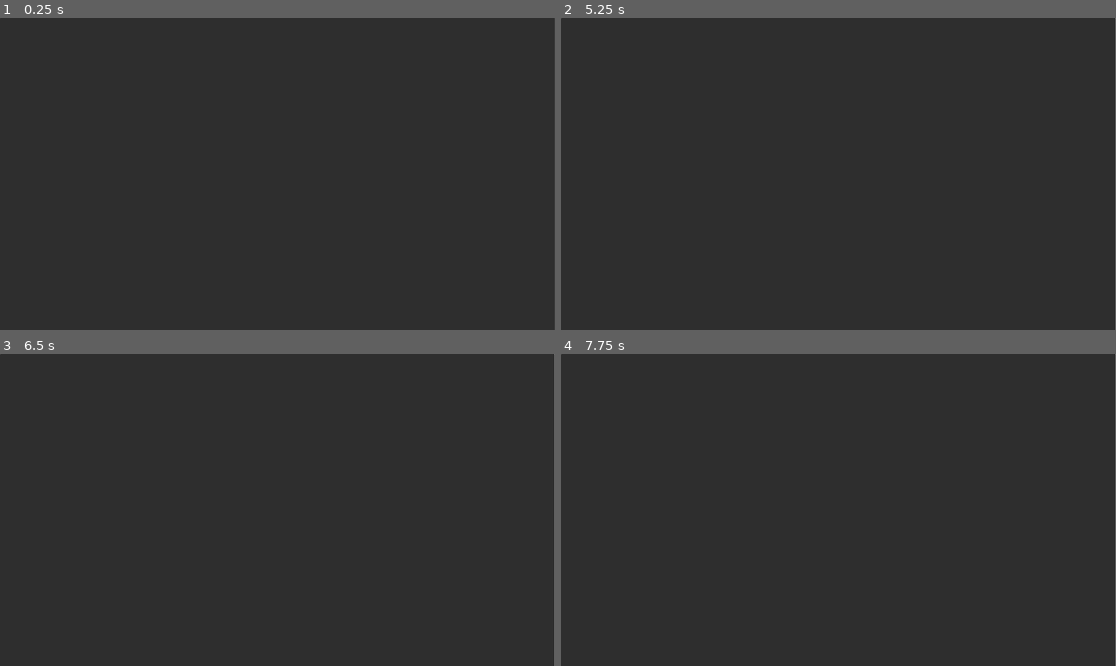
Above: before the commit, frames 1-4 (two rows, left to right).
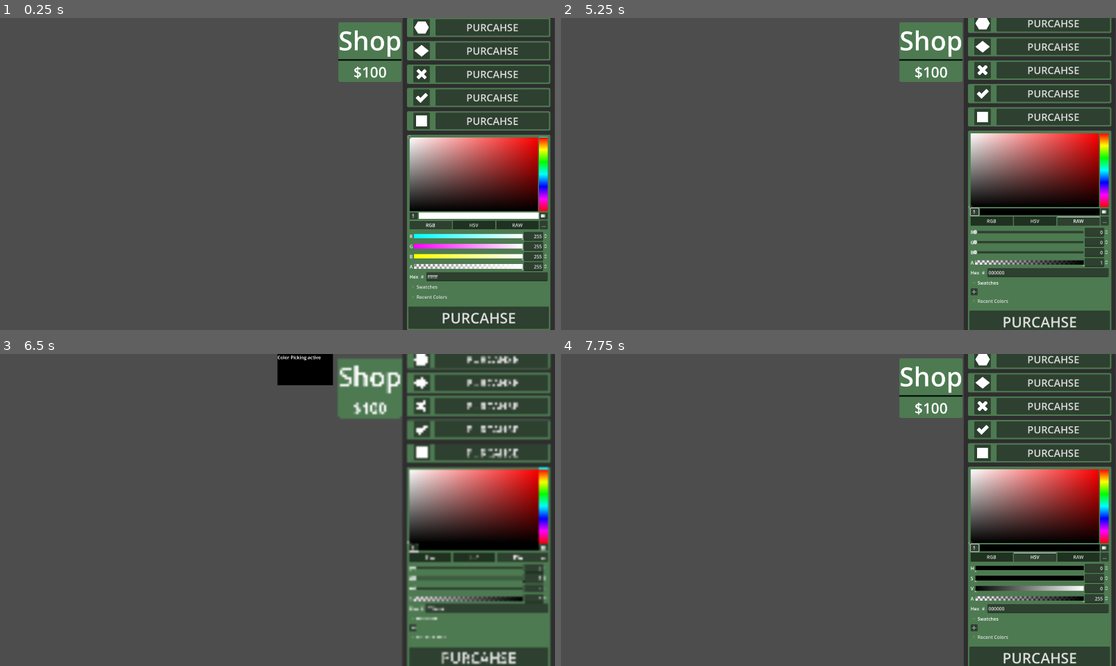
Above: after the commit, the same moments.

Repository: GenericUserIsTaken/hackpnw2024
Game: Godot game, scene res://Shop.tscn
The game is run twice, just before and just after one commit, with the same random seed, the same clock (stepped at 60 frames per second) and the same inputs. This scene is started directly instead of the project's main scene.
Inputs (mouse positions are in pixels of both pictures, inside the frame that each line leads up to):
- Up to frame 1 (0.25 s): no input
- Up to frame 2 (5.25 s): click (1054, 27) at 0.5 s, where only the run after the commit has a clickable "PURCAHSE"; click (977, 214) at 1.27 s; click (993, 223) at 2 s, where only the run after the commit has a clickable "RGB"; click (1032, 223) at 2.75 s, where only the run after the commit has a clickable "HSV"; click (1077, 223) at 3.5 s, where only the run after the commit has a clickable "RAW"; click (1104, 223) at 4.25 s, where only the run after the commit has a clickable "..."; click (1038, 286) at 5 s, where only the run after the commit has a clickable "Swatches"
- Up to frame 3 (6.5 s): click (416, 547) at 5.77 s
- Up to frame 4 (7.75 s): click (993, 556) at 6.5 s, where only the run after the commit has a clickable "RGB"; click (1032, 556) at 7.25 s, where only the run after the commit has a clickable "HSV"

The runs differ from the first frame. In frame 1, 88% of the frame differs, in the area x 0-100%, y 0-100%; in frame 2, 88%; in frame 3, 91%; in frame 4, 88%.

Commit message:
fix shop
thanks omar

Diff:
--- a/godotproject/Shop.tscn
+++ b/godotproject/Shop.tscn
@@ -1,14 +1,489 @@
-[gd_scene format=3 uid="uid://d1jnfd316skii"]
-
-[node name="Control" type="Control"]
+[gd_scene load_steps=8 format=3 uid="uid://do1or6pm3x1mx"]
+
+[ext_resource type="Texture2D" uid="uid://03ew2vx5skd7" path="res://resources/hexagon.png" id="1_6dcc8"]
+[ext_resource type="Texture2D" uid="uid://yxylrcgc5nxe" path="res://resources/diamond.png" id="2_fav5s"]
+[ext_resource type="Texture2D" uid="uid://dvupbxn76v6gr" path="res://resources/cross.png" id="3_8xmbw"]
+[ext_resource type="Texture2D" uid="uid://chlbqdfquycp4" path="res://resources/checkmark.png" id="4_vyf0g"]
+[ext_resource type="Texture2D" uid="uid://ciay75nlswbxe" path="res://resources/square.png" id="5_6d8dl"]
+
+[sub_resource type="StyleBoxFlat" id="StyleBoxFlat_um1rf"]
+bg_color = Color(0.301961, 0.478431, 0.317647, 1)
+corner_radius_top_left = 5
+corner_radius_top_right = 5
+corner_radius_bottom_right = 5
+corner_radius_bottom_left = 5
+
+[sub_resource type="StyleBoxFlat" id="StyleBoxFlat_kenuu"]
+bg_color = Color(0, 0, 0, 1)
+
+[node name="Shop" type="Control"]
+custom_minimum_size = Vector2(0, 70)
 layout_mode = 3
 anchors_preset = 15
 anchor_right = 1.0
 anchor_bottom = 1.0
 grow_horizontal = 2
 grow_vertical = 2
-
-[node name="ItemList" type="ItemList" parent="."]
-layout_mode = 0
-offset_right = 1919.0
-offset_bottom = 1085.0
+size_flags_horizontal = 3
+
+[node name="Control2" type="Control" parent="."]
+layout_direction = 2
+layout_mode = 1
+anchor_left = 0.602083
+anchor_right = 1.0
+anchor_bottom = 1.0
+grow_horizontal = 0
+grow_vertical = 2
+
+[node name="HBoxContainer" type="HBoxContainer" parent="Control2"]
+layout_mode = 1
+anchors_preset = 15
+anchor_right = 1.0
+anchor_bottom = 1.0
+grow_horizontal = 2
+grow_vertical = 2
+
+[node name="Control" type="MarginContainer" parent="Control2/HBoxContainer"]
+layout_mode = 2
+size_flags_vertical = 0
+theme_override_constants/margin_left = 15
+theme_override_constants/margin_top = 15
+theme_override_constants/margin_bottom = 15
+
+[node name="Panel" type="Panel" parent="Control2/HBoxContainer/Control"]
+layout_mode = 2
+theme_override_styles/panel = SubResource("StyleBoxFlat_um1rf")
+
+[node name="VBoxContainer" type="VBoxContainer" parent="Control2/HBoxContainer/Control"]
+layout_mode = 2
+
+[node name="CenterContainer" type="CenterContainer" parent="Control2/HBoxContainer/Control/VBoxContainer"]
+layout_mode = 2
+
+[node name="Label" type="Label" parent="Control2/HBoxContainer/Control/VBoxContainer/CenterContainer"]
+layout_mode = 2
+theme_override_font_sizes/font_size = 90
+text = "Shop"
+
+[node name="Panel" type="Panel" parent="Control2/HBoxContainer/Control/VBoxContainer"]
+custom_minimum_size = Vector2(0, 5)
+layout_mode = 2
+theme_override_styles/panel = SubResource("StyleBoxFlat_kenuu")
+
+[node name="CenterContainer2" type="CenterContainer" parent="Control2/HBoxContainer/Control/VBoxContainer"]
+layout_mode = 2
+
+[node name="Label" type="Label" parent="Control2/HBoxContainer/Control/VBoxContainer/CenterContainer2"]
+layout_mode = 2
+theme_override_font_sizes/font_size = 50
+text = "$100"
+
+[node name="Control2" type="Control" parent="Control2/HBoxContainer"]
+custom_minimum_size = Vector2(500, 0)
+layout_mode = 2
+
+[node name="Panel" type="Panel" parent="Control2/HBoxContainer/Control2"]
+layout_mode = 1
+anchors_preset = -1
+anchor_right = 1.052
+anchor_bottom = 1.0
+grow_horizontal = 2
+grow_vertical = 2
+
+[node name="VBoxContainer" type="VBoxContainer" parent="Control2/HBoxContainer/Control2/Panel"]
+custom_minimum_size = Vector2(0, 62)
+layout_mode = 1
+anchors_preset = 15
+anchor_right = 1.0
+anchor_bottom = 1.0
+grow_horizontal = 2
+grow_vertical = 2
+alignment = 1
+
+[node name="Control2" type="MarginContainer" parent="Control2/HBoxContainer/Control2/Panel/VBoxContainer"]
+layout_mode = 2
+theme_override_constants/margin_left = 15
+theme_override_constants/margin_top = 5
+theme_override_constants/margin_right = 15
+theme_override_constants/margin_bottom = 5
+
+[node name="Panel" type="Panel" parent="Control2/HBoxContainer/Control2/Panel/VBoxContainer/Control2"]
+layout_mode = 2
+theme_override_styles/panel = SubResource("StyleBoxFlat_um1rf")
+
+[node name="HBoxContainer" type="Control" parent="Control2/HBoxContainer/Control2/Panel/VBoxContainer/Control2"]
+custom_minimum_size = Vector2(0, 67)
+layout_mode = 2
+
+[node name="MarginContainer" type="MarginContainer" parent="Control2/HBoxContainer/Control2/Panel/VBoxContainer/Control2/HBoxContainer"]
+layout_mode = 1
+anchors_preset = 9
+anchor_bottom = 1.0
+offset_right = 100.0
+grow_vertical = 2
+theme_override_constants/margin_left = 5
+theme_override_constants/margin_top = 5
+theme_override_constants/margin_right = 5
+theme_override_constants/margin_bottom = 5
+
+[node name="AspectRatioContainer" type="AspectRatioContainer" parent="Control2/HBoxContainer/Control2/Panel/VBoxContainer/Control2/HBoxContainer/MarginContainer"]
+layout_mode = 2
+
+[node name="Panel" type="Panel" parent="Control2/HBoxContainer/Control2/Panel/VBoxContainer/Control2/HBoxContainer/MarginContainer/AspectRatioContainer"]
+layout_mode = 2
+
+[node name="MarginContainer" type="MarginContainer" parent="Control2/HBoxContainer/Control2/Panel/VBoxContainer/Control2/HBoxContainer/MarginContainer/AspectRatioContainer/Panel"]
+layout_mode = 1
+anchors_preset = 15
+anchor_right = 1.0
+anchor_bottom = 1.0
+grow_horizontal = 2
+grow_vertical = 2
+theme_override_constants/margin_left = 3
+theme_override_constants/margin_top = 3
+theme_override_constants/margin_right = 3
+theme_override_constants/margin_bottom = 3
+
+[node name="TextureRect" type="TextureRect" parent="Control2/HBoxContainer/Control2/Panel/VBoxContainer/Control2/HBoxContainer/MarginContainer/AspectRatioContainer/Panel/MarginContainer"]
+layout_mode = 2
+texture = ExtResource("1_6dcc8")
+expand_mode = 2
+
+[node name="MarginContainer2" type="MarginContainer" parent="Control2/HBoxContainer/Control2/Panel/VBoxContainer/Control2/HBoxContainer"]
+layout_mode = 1
+anchors_preset = -1
+anchor_left = 0.189091
+anchor_right = 1.0
+anchor_bottom = 1.0
+grow_horizontal = 2
+grow_vertical = 2
+theme_override_constants/margin_left = 5
+theme_override_constants/margin_top = 5
+theme_override_constants/margin_right = 5
+theme_override_constants/margin_bottom = 5
+metadata/_edit_use_anchors_ = true
+
+[node name="Button" type="Button" parent="Control2/HBoxContainer/Control2/Panel/VBoxContainer/Control2/HBoxContainer/MarginContainer2"]
+layout_mode = 2
+theme_override_font_sizes/font_size = 35
+text = "PURCAHSE"
+metadata/_edit_use_anchors_ = true
+
+[node name="Control3" type="MarginContainer" parent="Control2/HBoxContainer/Control2/Panel/VBoxContainer"]
+layout_mode = 2
+theme_override_constants/margin_left = 15
+theme_override_constants/margin_top = 5
+theme_override_constants/margin_right = 15
+theme_override_constants/margin_bottom = 5
+
+[node name="Panel" type="Panel" parent="Control2/HBoxContainer/Control2/Panel/VBoxContainer/Control3"]
+layout_mode = 2
+theme_override_styles/panel = SubResource("StyleBoxFlat_um1rf")
+
+[node name="HBoxContainer" type="Control" parent="Control2/HBoxContainer/Control2/Panel/VBoxContainer/Control3"]
+custom_minimum_size = Vector2(0, 67)
+layout_mode = 2
+
+[node name="MarginContainer" type="MarginContainer" parent="Control2/HBoxContainer/Control2/Panel/VBoxContainer/Control3/HBoxContainer"]
+layout_mode = 1
+anchors_preset = 9
+anchor_bottom = 1.0
+offset_right = 100.0
+grow_vertical = 2
+theme_override_constants/margin_left = 5
+theme_override_constants/margin_top = 5
+theme_override_constants/margin_right = 5
+theme_override_constants/margin_bottom = 5
+
+[node name="AspectRatioContainer" type="AspectRatioContainer" parent="Control2/HBoxContainer/Control2/Panel/VBoxContainer/Control3/HBoxContainer/MarginContainer"]
+layout_mode = 2
+
+[node name="Panel" type="Panel" parent="Control2/HBoxContainer/Control2/Panel/VBoxContainer/Control3/HBoxContainer/MarginContainer/AspectRatioContainer"]
+layout_mode = 2
+
+[node name="MarginContainer" type="MarginContainer" parent="Control2/HBoxContainer/Control2/Panel/VBoxContainer/Control3/HBoxContainer/MarginContainer/AspectRatioContainer/Panel"]
+layout_mode = 1
+anchors_preset = 15
+anchor_right = 1.0
+anchor_bottom = 1.0
+grow_horizontal = 2
+grow_vertical = 2
+theme_override_constants/margin_left = 3
+theme_override_constants/margin_top = 3
+theme_override_constants/margin_right = 3
+theme_override_constants/margin_bottom = 3
+
+[node name="TextureRect" type="TextureRect" parent="Control2/HBoxContainer/Control2/Panel/VBoxContainer/Control3/HBoxContainer/MarginContainer/AspectRatioContainer/Panel/MarginContainer"]
+layout_mode = 2
+texture = ExtResource("2_fav5s")
+expand_mode = 2
+
+[node name="MarginContainer2" type="MarginContainer" parent="Control2/HBoxContainer/Control2/Panel/VBoxContainer/Control3/HBoxContainer"]
+layout_mode = 1
+anchors_preset = -1
+anchor_left = 0.189091
+anchor_right = 1.0
+anchor_bottom = 1.0
+grow_horizontal = 2
+grow_vertical = 2
+theme_override_constants/margin_left = 5
+theme_override_constants/margin_top = 5
+theme_override_constants/margin_right = 5
+theme_override_constants/margin_bottom = 5
+metadata/_edit_use_anchors_ = true
+
+[node name="Button" type="Button" parent="Control2/HBoxContainer/Control2/Panel/VBoxContainer/Control3/HBoxContainer/MarginContainer2"]
+layout_mode = 2
+theme_override_font_sizes/font_size = 35
+text = "PURCAHSE"
+metadata/_edit_use_anchors_ = true
+
+[node name="Control4" type="MarginContainer" parent="Control2/HBoxContainer/Control2/Panel/VBoxContainer"]
+custom_minimum_size = Vector2(0, 50)
+layout_mode = 2
+theme_override_constants/margin_left = 15
+theme_override_constants/margin_top = 5
+theme_override_constants/margin_right = 15
+theme_override_constants/margin_bottom = 5
+
+[node name="Panel" type="Panel" parent="Control2/HBoxContainer/Control2/Panel/VBoxContainer/Control4"]
+layout_mode = 2
+theme_override_styles/panel = SubResource("StyleBoxFlat_um1rf")
+
+[node name="HBoxContainer" type="Control" parent="Control2/HBoxContainer/Control2/Panel/VBoxContainer/Control4"]
+custom_minimum_size = Vector2(0, 67)
+layout_mode = 2
+
+[node name="MarginContainer" type="MarginContainer" parent="Control2/HBoxContainer/Control2/Panel/VBoxContainer/Control4/HBoxContainer"]
+layout_mode = 1
+anchors_preset = 9
+anchor_bottom = 1.0
+offset_right = 100.0
+grow_vertical = 2
+theme_override_constants/margin_left = 5
+theme_override_constants/margin_top = 5
+theme_override_constants/margin_right = 5
+theme_override_constants/margin_bottom = 5
+
+[node name="AspectRatioContainer" type="AspectRatioContainer" parent="Control2/HBoxContainer/Control2/Panel/VBoxContainer/Control4/HBoxContainer/MarginContainer"]
+layout_mode = 2
+
+[node name="Panel" type="Panel" parent="Control2/HBoxContainer/Control2/Panel/VBoxContainer/Control4/HBoxContainer/MarginContainer/AspectRatioContainer"]
+layout_mode = 2
+
+[node name="MarginContainer" type="MarginContainer" parent="Control2/HBoxContainer/Control2/Panel/VBoxContainer/Control4/HBoxContainer/MarginContainer/AspectRatioContainer/Panel"]
+layout_mode = 1
+anchors_preset = 15
+anchor_right = 1.0
+anchor_bottom = 1.0
+grow_horizontal = 2
+grow_vertical = 2
+theme_override_constants/margin_left = 3
+theme_override_constants/margin_top = 3
+theme_override_constants/margin_right = 3
+theme_override_constants/margin_bottom = 3
+
+[node name="TextureRect" type="TextureRect" parent="Control2/HBoxContainer/Control2/Panel/VBoxContainer/Control4/HBoxContainer/MarginContainer/AspectRatioContainer/Panel/MarginContainer"]
+layout_mode = 2
+texture = ExtResource("3_8xmbw")
+expand_mode = 2
+
+[node name="MarginContainer2" type="MarginContainer" parent="Control2/HBoxContainer/Control2/Panel/VBoxContainer/Control4/HBoxContainer"]
+layout_mode = 1
+anchors_preset = -1
+anchor_left = 0.189091
+anchor_right = 1.0
+anchor_bottom = 1.0
+grow_horizontal = 2
+grow_vertical = 2
+theme_override_constants/margin_left = 5
+theme_override_constants/margin_top = 5
+theme_override_constants/margin_right = 5
+theme_override_constants/margin_bottom = 5
+metadata/_edit_use_anchors_ = true
+
+[node name="Button" type="Button" parent="Control2/HBoxContainer/Control2/Panel/VBoxContainer/Control4/HBoxContainer/MarginContainer2"]
+layout_mode = 2
+theme_override_font_sizes/font_size = 35
+text = "PURCAHSE"
+metadata/_edit_use_anchors_ = true
+
+[node name="Control5" type="MarginContainer" parent="Control2/HBoxContainer/Control2/Panel/VBoxContainer"]
+layout_mode = 2
+theme_override_constants/margin_left = 15
+theme_override_constants/margin_top = 5
+theme_override_constants/margin_right = 15
+theme_override_constants/margin_bottom = 5
+
+[node name="Panel" type="Panel" parent="Control2/HBoxContainer/Control2/Panel/VBoxContainer/Control5"]
+layout_mode = 2
+theme_override_styles/panel = SubResource("StyleBoxFlat_um1rf")
+
+[node name="HBoxContainer" type="Control" parent="Control2/HBoxContainer/Control2/Panel/VBoxContainer/Control5"]
+custom_minimum_size = Vector2(0, 67)
+layout_mode = 2
+
+[node name="MarginContainer" type="MarginContainer" parent="Control2/HBoxContainer/Control2/Panel/VBoxContainer/Control5/HBoxContainer"]
+layout_mode = 1
+anchors_preset = 9
+anchor_bottom = 1.0
+offset_right = 100.0
+grow_vertical = 2
+theme_override_constants/margin_left = 5
+theme_override_constants/margin_top = 5
+theme_override_constants/margin_right = 5
+theme_override_constants/margin_bottom = 5
+
+[node name="AspectRatioContainer" type="AspectRatioContainer" parent="Control2/HBoxContainer/Control2/Panel/VBoxContainer/Control5/HBoxContainer/MarginContainer"]
+layout_mode = 2
+
+[node name="Panel" type="Panel" parent="Control2/HBoxContainer/Control2/Panel/VBoxContainer/Control5/HBoxContainer/MarginContainer/AspectRatioContainer"]
+layout_mode = 2
+
+[node name="MarginContainer" type="MarginContainer" parent="Control2/HBoxContainer/Control2/Panel/VBoxContainer/Control5/HBoxContainer/MarginContainer/AspectRatioContainer/Panel"]
+layout_mode = 1
+anchors_preset = 15
+anchor_right = 1.0
+anchor_bottom = 1.0
+grow_horizontal = 2
+grow_vertical = 2
+theme_override_constants/margin_left = 3
+theme_override_constants/margin_top = 3
+theme_override_constants/margin_right = 3
+theme_override_constants/margin_bottom = 3
+
+[node name="TextureRect" type="TextureRect" parent="Control2/HBoxContainer/Control2/Panel/VBoxContainer/Control5/HBoxContainer/MarginContainer/AspectRatioContainer/Panel/MarginContainer"]
+layout_mode = 2
+texture = ExtResource("4_vyf0g")
+expand_mode = 2
+
+[node name="MarginContainer2" type="MarginContainer" parent="Control2/HBoxContainer/Control2/Panel/VBoxContainer/Control5/HBoxContainer"]
+layout_mode = 1
+anchors_preset = -1
+anchor_left = 0.189091
+anchor_right = 1.0
+anchor_bottom = 1.0
+grow_horizontal = 2
+grow_vertical = 2
+theme_override_constants/margin_left = 5
+theme_override_constants/margin_top = 5
+theme_override_constants/margin_right = 5
+theme_override_constants/margin_bottom = 5
+metadata/_edit_use_anchors_ = true
+
+[node name="Button" type="Button" parent="Control2/HBoxContainer/Control2/Panel/VBoxContainer/Control5/HBoxContainer/MarginContainer2"]
+layout_mode = 2
+theme_override_font_sizes/font_size = 35
+text = "PURCAHSE"
+metadata/_edit_use_anchors_ = true
+
+[node name="Control6" type="MarginContainer" parent="Control2/HBoxContainer/Control2/Panel/VBoxContainer"]
+layout_mode = 2
+theme_override_constants/margin_left = 15
+theme_override_constants/margin_top = 5
+theme_override_constants/margin_right = 15
+theme_override_constants/margin_bottom = 5
+
+[node name="Panel" type="Panel" parent="Control2/HBoxContainer/Control2/Panel/VBoxContainer/Control6"]
+layout_mode = 2
+theme_override_styles/panel = SubResource("StyleBoxFlat_um1rf")
+
+[node name="HBoxContainer" type="Control" parent="Control2/HBoxContainer/Control2/Panel/VBoxContainer/Control6"]
+custom_minimum_size = Vector2(0, 67)
+layout_mode = 2
+
+[node name="MarginContainer" type="MarginContainer" parent="Control2/HBoxContainer/Control2/Panel/VBoxContainer/Control6/HBoxContainer"]
+layout_mode = 1
+anchors_preset = 9
+anchor_bottom = 1.0
+offset_right = 100.0
+grow_vertical = 2
+theme_override_constants/margin_left = 5
+theme_override_constants/margin_top = 5
+theme_override_constants/margin_right = 5
+theme_override_constants/margin_bottom = 5
+
+[node name="AspectRatioContainer" type="AspectRatioContainer" parent="Control2/HBoxContainer/Control2/Panel/VBoxContainer/Control6/HBoxContainer/MarginContainer"]
+layout_mode = 2
+
+[node name="Panel" type="Panel" parent="Control2/HBoxContainer/Control2/Panel/VBoxContainer/Control6/HBoxContainer/MarginContainer/AspectRatioContainer"]
+layout_mode = 2
+
+[node name="MarginContainer" type="MarginContainer" parent="Control2/HBoxContainer/Control2/Panel/VBoxContainer/Control6/HBoxContainer/MarginContainer/AspectRatioContainer/Panel"]
+layout_mode = 1
+anchors_preset = 15
+anchor_right = 1.0
+anchor_bottom = 1.0
+grow_horizontal = 2
+grow_vertical = 2
+theme_override_constants/margin_left = 10
+theme_override_constants/margin_top = 10
+theme_override_constants/margin_right = 10
+theme_override_constants/margin_bottom = 10
+
+[node name="TextureRect" type="TextureRect" parent="Control2/HBoxContainer/Control2/Panel/VBoxContainer/Control6/HBoxContainer/MarginContainer/AspectRatioContainer/Panel/MarginContainer"]
+layout_mode = 2
+texture = ExtResource("5_6d8dl")
+expand_mode = 2
+
+[node name="MarginContainer2" type="MarginContainer" parent="Control2/HBoxContainer/Control2/Panel/VBoxContainer/Control6/HBoxContainer"]
+layout_mode = 1
+anchors_preset = -1
+anchor_left = 0.189091
+anchor_right = 1.0
+anchor_bottom = 1.0
+grow_horizontal = 2
+grow_vertical = 2
+theme_override_constants/margin_left = 5
+theme_override_constants/margin_top = 5
+theme_override_constants/margin_right = 5
+theme_override_constants/margin_bottom = 5
+metadata/_edit_use_anchors_ = true
+
+[node name="Button" type="Button" parent="Control2/HBoxContainer/Control2/Panel/VBoxContainer/Control6/HBoxContainer/MarginContainer2"]
+layout_mode = 2
+theme_override_font_sizes/font_size = 35
+text = "PURCAHSE"
+metadata/_edit_use_anchors_ = true
+
+[node name="Control7" type="MarginContainer" parent="Control2/HBoxContainer/Control2/Panel/VBoxContainer"]
+layout_mode = 2
+theme_override_constants/margin_left = 15
+theme_override_constants/margin_top = 5
+theme_override_constants/margin_right = 15
+theme_override_constants/margin_bottom = 5
+
+[node name="Panel" type="Panel" parent="Control2/HBoxContainer/Control2/Panel/VBoxContainer/Control7"]
+layout_mode = 2
+theme_override_styles/panel = SubResource("StyleBoxFlat_um1rf")
+
+[node name="HBoxContainer" type="VBoxContainer" parent="Control2/HBoxContainer/Control2/Panel/VBoxContainer/Control7"]
+custom_minimum_size = Vector2(0, 100)
+layout_mode = 2
+
+[node name="MarginContainer" type="MarginContainer" parent="Control2/HBoxContainer/Control2/Panel/VBoxContainer/Control7/HBoxContainer"]
+layout_mode = 2
+theme_override_constants/margin_left = 5
+theme_override_constants/margin_top = 5
+theme_override_constants/margin_right = 5
+theme_override_constants/margin_bottom = 5
+
+[node name="AspectRatioContainer" type="AspectRatioContainer" parent="Control2/HBoxContainer/Control2/Panel/VBoxContainer/Control7/HBoxContainer/MarginContainer"]
+layout_mode = 2
+
+[node name="ColorPicker" type="ColorPicker" parent="Control2/HBoxContainer/Control2/Panel/VBoxContainer/Control7/HBoxContainer/MarginContainer/AspectRatioContainer"]
+layout_mode = 2
+
+[node name="MarginContainer2" type="MarginContainer" parent="Control2/HBoxContainer/Control2/Panel/VBoxContainer/Control7/HBoxContainer"]
+layout_mode = 2
+theme_override_constants/margin_left = 5
+theme_override_constants/margin_top = 5
+theme_override_constants/margin_right = 5
+theme_override_constants/margin_bottom = 5
+metadata/_edit_use_anchors_ = true
+
+[node name="Button" type="Button" parent="Control2/HBoxContainer/Control2/Panel/VBoxContainer/Control7/HBoxContainer/MarginContainer2"]
+layout_mode = 2
+theme_override_font_sizes/font_size = 50
+text = "PURCAHSE"
+metadata/_edit_use_anchors_ = true
